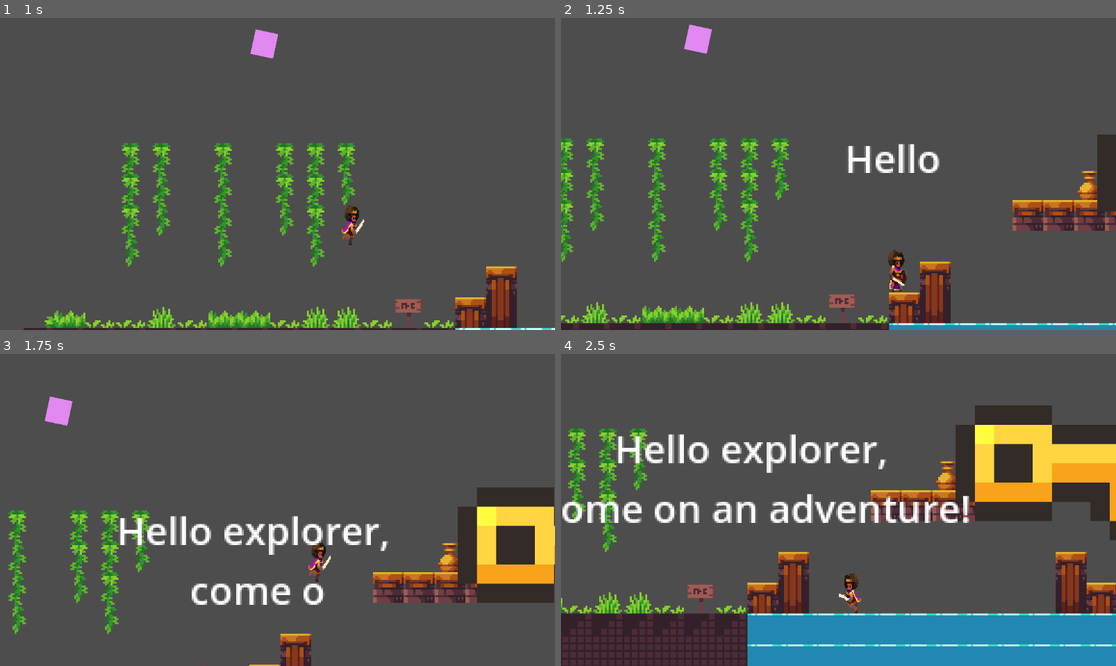
Above: before the commit, frames 1-4 (two rows, left to right).
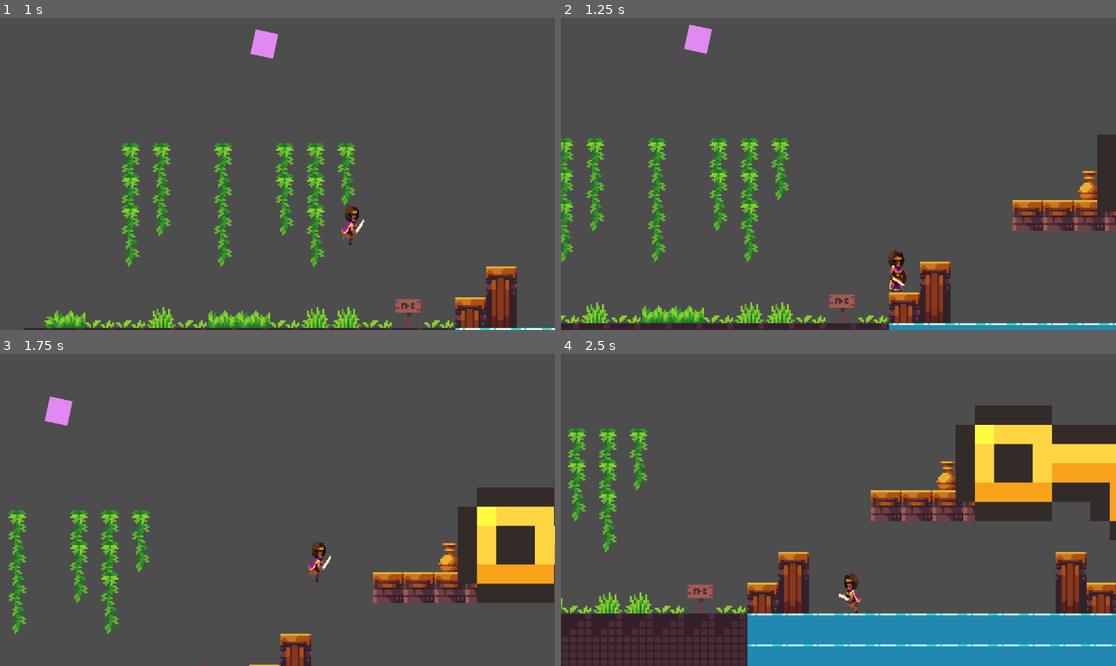
Above: after the commit, the same moments.

Repository: The-E21/TempleExploreDurhack24
Game: Godot game, scene res://Testing/TestAn.tscn
The game is run twice, just before and just after one commit, with the same random seed, the same clock (stepped at 60 frames per second) and the same inputs. This scene is started directly instead of the project's main scene. The engine's default icon, where the game draws it, is replaced by a stand-in: a white triangle on a blue panel in a dark square.
Inputs:
- Up to frame 1 (1 s): hold D (move_right) from 0.53 s (still down); hold E (interact) from 0.53 s (still down); tap Space (jump) at 0.77 s
- Up to frame 2 (1.25 s): keep holding D (move_right); keep holding E (interact)
- Up to frame 3 (1.75 s): keep holding D (move_right); release E (interact) at 1.28 s; tap E (interact) at 1.35 s; tap Space (jump) at 1.52 s
- Up to frame 4 (2.5 s): release D (move_right) at 2.03 s; hold A (move_left) from 2.03 s (still down); hold E (interact) from 2.03 s (still down)

Frame 1 is identical in both runs. In frame 2, 0.8% of the frame differs, in the area x 51-69%, y 40-50%; in frame 3, 2.8%; in frame 4, 4.8%, in the area x 0-74%, y 25-55%.

Commit message:
Packed text popup into scene

Diff:
--- a/Scenes/temple_scene.tscn
+++ b/Scenes/temple_scene.tscn
@@ -1,9 +1,10 @@
-[gd_scene load_steps=9 format=4 uid="uid://dk25akystoh0b"]
+[gd_scene load_steps=10 format=4 uid="uid://dk25akystoh0b"]
 
 [ext_resource type="PackedScene" uid="uid://cmvm3tmon2yir" path="res://Scenes/player.tscn" id="2_ld67o"]
 [ext_resource type="Texture2D" uid="uid://cjubs0d2im85g" path="res://Assets/Legacy_Adventure_Pack_TEMPLE/Final/Assets/Assets.png" id="3_2go6b"]
 [ext_resource type="Texture2D" uid="uid://c5ynieipynsvm" path="res://Assets/Legacy_Adventure_Pack_TEMPLE/Final/Assets/Background_1.png" id="3_trqm4"]
 [ext_resource type="Texture2D" uid="uid://ce6p088dcw22t" path="res://Assets/Temple Platformer Tileset [16x16][FREE] - RottingPixels/temple-tileset.png" id="4_is5dh"]
+[ext_resource type="PackedScene" uid="uid://binkfy803f4do" path="res://Scenes/text_popup.tscn" id="5_klmcc"]
 
 [sub_resource type="TileSetAtlasSource" id="TileSetAtlasSource_i646u"]
 texture = ExtResource("3_2go6b")
@@ -783,3 +784,7 @@
 tile_map_data = PackedByteArray("AAAWABwAAQALAA4AAAASAB4AAQAHABAAAAATAB4AAQAIABAAAAAUAB4AAQAJABAAAAAVAB4AAQAKABAAAAAWAB …(4592 unchanged characters)…
 tile_set = SubResource("TileSet_g3bin")
 collision_enabled = false
+
+[node name="AnimateText" parent="." instance=ExtResource("5_klmcc")]
+position = Vector2(523, 467)
+text = "Press E to interact with objects"
--- /dev/null
+++ b/Scenes/text_popup.tscn
@@ -0,0 +1,69 @@
+[gd_scene load_steps=6 format=3 uid="uid://binkfy803f4do"]
+
+[ext_resource type="Script" path="res://Testing/animate_text.gd" id="1_xbc8x"]
+
+[sub_resource type="Animation" id="Animation_j43ad"]
+length = 0.001
+tracks/0/type = "value"
+tracks/0/imported = false
+tracks/0/enabled = true
+tracks/0/path = NodePath("Label:visible_ratio")
+tracks/0/interp = 1
+tracks/0/loop_wrap = true
+tracks/0/keys = {
+"times": PackedFloat32Array(0),
+"transitions": PackedFloat32Array(1),
+"update": 0,
+"values": [1.0]
+}
+
+[sub_resource type="Animation" id="Animation_buoxw"]
+resource_name = "text_show"
+tracks/0/type = "value"
+tracks/0/imported = false
+tracks/0/enabled = true
+tracks/0/path = NodePath("Label:visible_ratio")
+tracks/0/interp = 1
+tracks/0/loop_wrap = true
+tracks/0/keys = {
+"times": PackedFloat32Array(0, 0.6, 1),
+"transitions": PackedFloat32Array(1, 1, 1),
+"update": 0,
+"values": [0.0, 0.51, 1.0]
+}
+
+[sub_resource type="AnimationLibrary" id="AnimationLibrary_o22nb"]
+_data = {
+"RESET": SubResource("Animation_j43ad"),
+"text_show": SubResource("Animation_buoxw")
+}
+
+[sub_resource type="RectangleShape2D" id="RectangleShape2D_vm2ey"]
+size = Vector2(57.5, 53)
+
+[node name="AnimateText" type="Node2D"]
+scale = Vector2(0.4, 0.4)
+script = ExtResource("1_xbc8x")
+
+[node name="Label" type="Label" parent="."]
+offset_left = -111.0
+offset_top = -114.0
+offset_right = 122.0
+offset_bottom = -44.0
+theme_override_font_sizes/font_size = 20
+text = "Hello explorer,
+ come on an adventure!"
+horizontal_alignment = 1
+
+[node name="AnimationPlayer" type="AnimationPlayer" parent="."]
+libraries = {
+"": SubResource("AnimationLibrary_o22nb")
+}
+
+[node name="Area2D" type="Area2D" parent="."]
+collision_layer = 4
+collision_mask = 2
+
+[node name="CollisionShape2D" type="CollisionShape2D" parent="Area2D"]
+position = Vector2(-1, 0)
+shape = SubResource("RectangleShape2D_vm2ey")
--- a/Testing/TestAn.tscn
+++ b/Testing/TestAn.tscn
@@ -1,10 +1,10 @@
-[gd_scene load_steps=13 format=4 uid="uid://ce3utqg0mnff7"]
+[gd_scene load_steps=9 format=4 uid="uid://ce3utqg0mnff7"]
 
 [ext_resource type="Texture2D" uid="uid://cmjfqsloifams" path="res://Assets/icon.svg" id="1_yhfm8"]
 [ext_resource type="PackedScene" uid="uid://cmvm3tmon2yir" path="res://Scenes/player.tscn" id="2_dwvlq"]
 [ext_resource type="Texture2D" uid="uid://cjubs0d2im85g" path="res://Assets/Legacy_Adventure_Pack_TEMPLE/Final/Assets/Assets.png" id="3_prws0"]
 [ext_resource type="PackedScene" uid="uid://cefj51svkauch" path="res://Scenes/key.tscn" id="4_on2d0"]
-[ext_resource type="Script" path="res://Testing/animate_text.gd" id="5_h8kqn"]
+[ext_resource type="PackedScene" uid="uid://binkfy803f4do" path="res://Scenes/text_popup.tscn" id="5_mhnnn"]
 
 [sub_resource type="RectangleShape2D" id="RectangleShape2D_5pcj6"]
 size = Vector2(1082.34, 69.1071)
@@ -182,45 +182,6 @@
 physics_layer_0/collision_layer = 1
 sources/0 = SubResource("TileSetAtlasSource_p1ixa")
 
-[sub_resource type="Animation" id="Animation_j43ad"]
-length = 0.001
-tracks/0/type = "value"
-tracks/0/imported = false
-tracks/0/enabled = true
-tracks/0/path = NodePath("Label:visible_ratio")
-tracks/0/interp = 1
-tracks/0/loop_wrap = true
-tracks/0/keys = {
-"times": PackedFloat32Array(0),
-"transitions": PackedFloat32Array(1),
-"update": 0,
-"values": [1.0]
-}
-
-[sub_resource type="Animation" id="Animation_buoxw"]
-resource_name = "text_show"
-tracks/0/type = "value"
-tracks/0/imported = false
-tracks/0/enabled = true
-tracks/0/path = NodePath("Label:visible_ratio")
-tracks/0/interp = 1
-tracks/0/loop_wrap = true
-tracks/0/keys = {
-"times": PackedFloat32Array(0, 0.6, 1),
-"transitions": PackedFloat32Array(1, 1, 1),
-"update": 0,
-"values": [0.0, 0.51, 1.0]
-}
-
-[sub_resource type="AnimationLibrary" id="AnimationLibrary_o22nb"]
-_data = {
-"RESET": SubResource("Animation_j43ad"),
-"text_show": SubResource("Animation_buoxw")
-}
-
-[sub_resource type="RectangleShape2D" id="RectangleShape2D_vm2ey"]
-size = Vector2(20, 376)
-
 [node name="TempleScene" type="Node2D"]
 
 [node name="StaticBody2D" type="StaticBody2D" parent="."]
@@ -283,30 +244,6 @@
 position = Vector2(377, 498.5)
 shape = SubResource("RectangleShape2D_5pcj6")
 
-[node name="AnimateText" type="Node2D" parent="."]
-script = ExtResource("5_h8kqn")
-
-[node name="Label" type="Label" parent="AnimateText"]
-offset_left = 402.0
-offset_top = 428.0
-offset_right = 635.0
-offset_bottom = 498.0
-theme_override_font_sizes/font_size = 20
-text = "Hello explorer,
- come on an adventure!"
-horizontal_alignment = 1
-
-[node name="AnimationPlayer" type="AnimationPlayer" parent="AnimateText"]
-libraries = {
-"": SubResource("AnimationLibrary_o22nb")
-}
-
-[node name="Area2D" type="Area2D" parent="AnimateText"]
-collision_layer = 4
-collision_mask = 2
-
-[node name="CollisionShape2D" type="CollisionShape2D" parent="AnimateText/Area2D"]
-position = Vector2(493, 337)
-shape = SubResource("RectangleShape2D_vm2ey")
+[node name="AnimateText" parent="." instance=ExtResource("5_mhnnn")]
 
 [connection signal="pick_key" from="Key" to="Player" method="_on_key_pick_key"]
--- a/Testing/animate_text.gd
+++ b/Testing/animate_text.gd
@@ -1,10 +1,13 @@
 extends Node2D
 
+@export var text : String
 
 # Called when the node enters the scene tree for the first time.
 func _ready() -> void:
 	$Area2D.connect("body_entered", Callable(self, "play_animation"))
 	$Label.visible = false
+	$Label.text = text
+
 func play_animation(body):
 	$Area2D.disconnect("body_entered", Callable(self, "play_animation"))
 	$Label.visible = true
